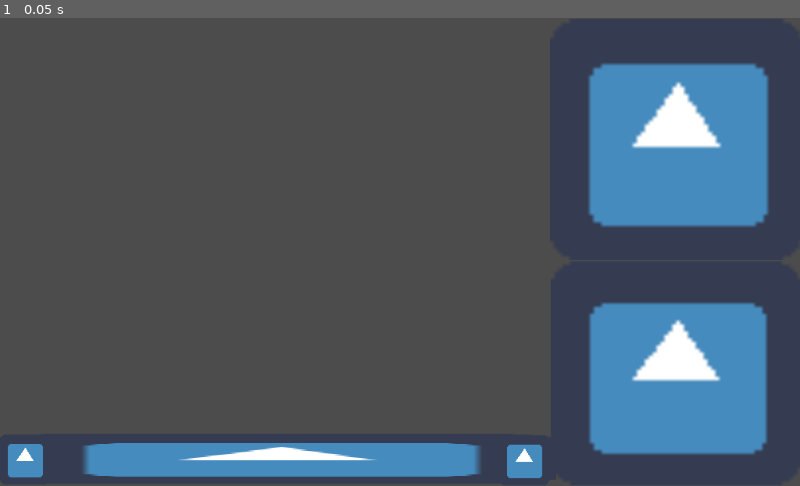
Above: before the commit, frame 1.
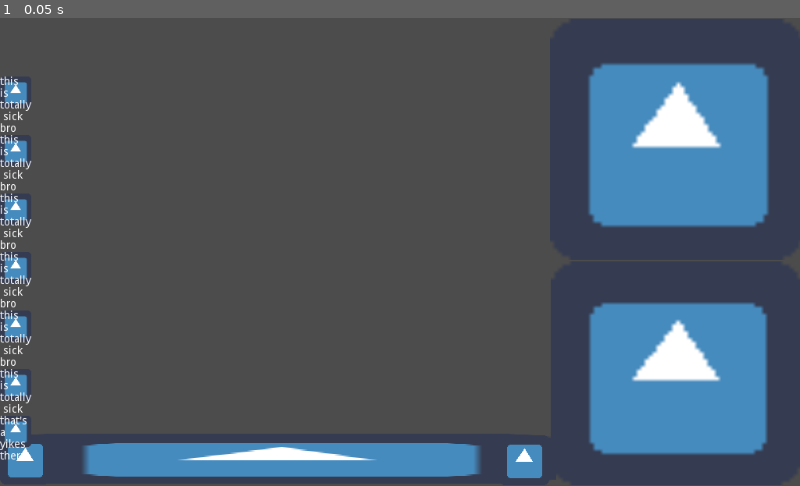
Above: after the commit, the same moment.

Repository: d4v3y5c0n3s/text-adventure-gatcha-thing
Game: Godot game, scene res://main.tscn
Two runs of this game, one before a commit and one after it. Both use one fixed random seed, a clock stepped at 60 frames per second and the inputs below. The engine's default icon, where the game draws it, is replaced by a stand-in: a white triangle on a blue panel in a dark square.
Inputs:
- Up to frame 1 (0.05 s): no input

The runs differ from the first frame. In frame 1, 1.6% of the frame differs, in the area x 0-4%, y 12-95%.

Commit message:
The basic text system is working

Diff:
--- a/main.gd
+++ b/main.gd
@@ -10,20 +10,48 @@
 		txt.set_anchor(MARGIN_LEFT, 1.0)#  currently this puts the text offscreen
 	$"text area".add_child(txt)
 	print("Text: '" + strText + "' has been successfully added.")
-	AlignText()
+	DeleteOld()
+	RealignText()
 
-#  aligns the text so that they are in order, deletes text once there is too much on screen (when the combined height of the text is larger than that of the "text area")
-func AlignText():
-	var current_text = $"text area".get_children()
-	var text_height = 0
-	var text_aligned = false
-	while not text_aligned:
-		for i in current_text:
-			text_height += i.get_size().y
+#  deletes text once there is too much on screen (when the combined height of the text is larger than that of the "text area")
+func DeleteOld():
+	if $"text area".get_child_count() <= 0:
+		return
+	else:
+		var current_text = $"text area".get_children()
+		var text_height = 0
+		var cleared_old_text = false
+		while not cleared_old_text:
+			for i in current_text:
+				text_height += i.get_size().y
+			if text_height >= $"text area".get_size().y:
+				$"text area".remove_child(current_text[0])
+				text_height = 0
+				current_text = $"text area".get_children()
+			else:
+				cleared_old_text = true
+	return
+
+#  spaces out the text appropriately onscreen so that nothing is on top of each other
+func RealignText():
+	var space_filled = 0
+	for i in $"text area".get_children():
+		var text_space = i.get_size().y
+		i.set_position(Vector2(i.get_position().x, (text_space + space_filled)))
+		space_filled += text_space
 
 # Called when the node enters the scene tree for the first time.
 func _ready():
-	pass
+	AddText("Hey cool, words")
+	AddText("yo wat up my dudes")
+	AddText("this is totally sick bro")
+	AddText("this is totally sick bro")
+	AddText("this is totally sick bro")
+	AddText("this is totally sick bro")
+	AddText("this is totally sick bro")
+	AddText("this is totally sick bro")
+	AddText("this is totally sick bro")
+	AddText("that's a yikes there")
 
 func _process(delta):
 	pass
